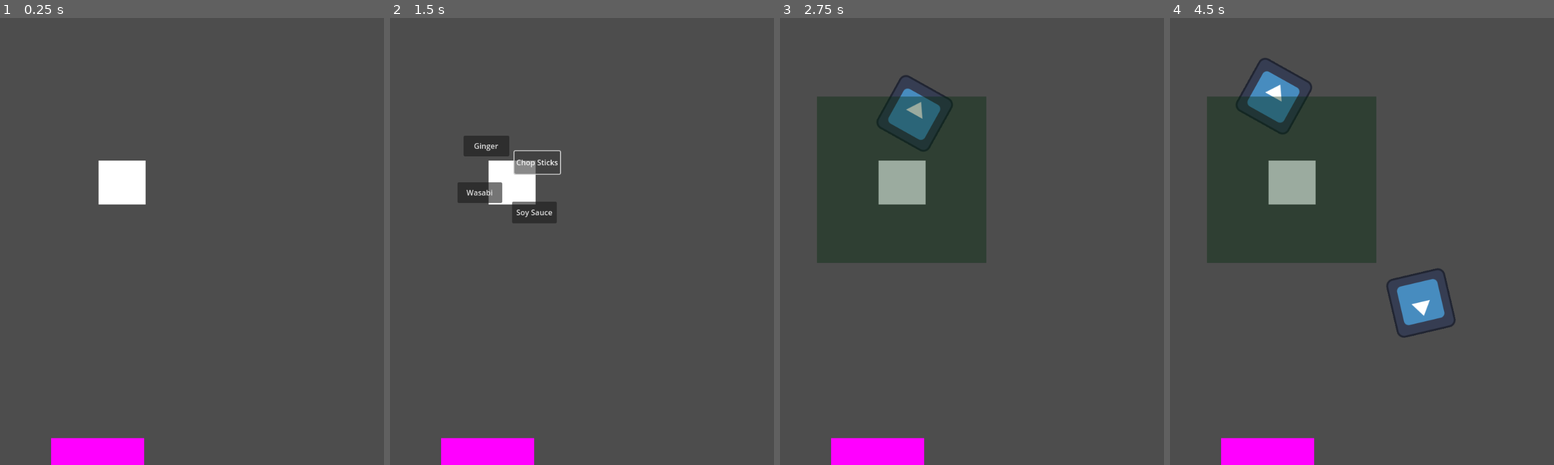
Above: before the commit, frames 1-4 (left to right).
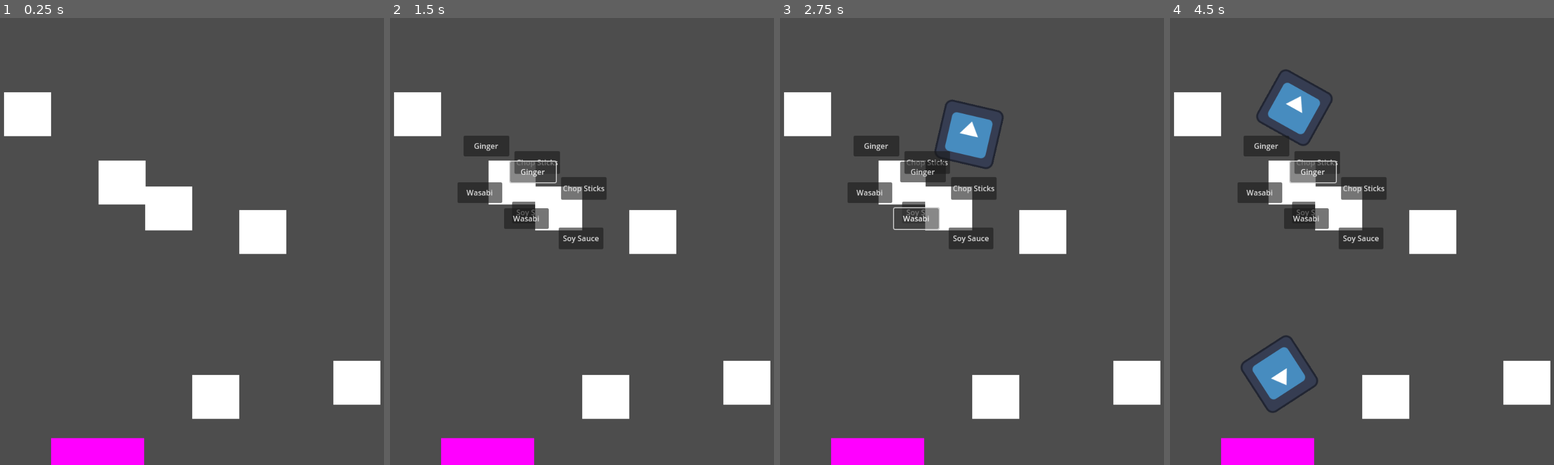
Above: after the commit, the same moments.

Repository: john9francis/sushi-attack
Game: Godot game, scene res://scripts/main.tscn
Two runs of this game, one before a commit and one after it. Both use one fixed random seed, a clock stepped at 60 frames per second and the inputs below. The engine's default icon, where the game draws it, is replaced by a stand-in: a white triangle on a blue panel in a dark square.
Inputs (mouse positions are in pixels of both pictures, inside the frame that each line leads up to):
- Up to frame 1 (0.25 s): no input
- Up to frame 2 (1.5 s): tap Enter at 0.5 s; move the mouse to (512, 178) at 0.52 s; press the mouse at (512, 178) at 0.53 s; release the mouse at (512, 178) at 1.25 s; click "Chop Sticks" at 1.25 s
- Up to frame 3 (2.75 s): click "Soy Sauce" at 2 s
- Up to frame 4 (4.5 s): click (1266, 147) at 2.75 s, where only the run after the commit has a clickable "Ginger"; click (1258, 192) at 3.5 s, where only the run after the commit has a clickable "Wasabi"; click (1315, 161) at 4.25 s, where only the run after the commit has a clickable "Chop Sticks"

The runs differ from the first frame. In frame 1, 6.1% of the frame differs, in the area x 1-100%, y 16-90%; in frame 2, 7.7%; in frame 3, 19%; in frame 4, 22%, in the area x 1-100%, y 8-90%.

Commit message:
a bug has arose, if the enemy enters another soy sauce area before exiting the last one, it doesn't slow them down.

Diff:
--- a/scripts/level.gd
+++ b/scripts/level.gd
@@ -37,7 +37,7 @@
 	$EnemySpawnTimer.start()
 	print("Started")
 
-	#set_up_towers()
+	set_up_towers()
 
 
 # Called every frame. 'delta' is the elapsed time since the previous frame.
--- a/scripts/ss_tower.gd
+++ b/scripts/ss_tower.gd
@@ -16,6 +16,7 @@
 func _on_area_entered(area):
 	if area.is_in_group("Enemies"):
 		area.reduce_speed(5)
+
 	pass # Replace with function body.
 
 
